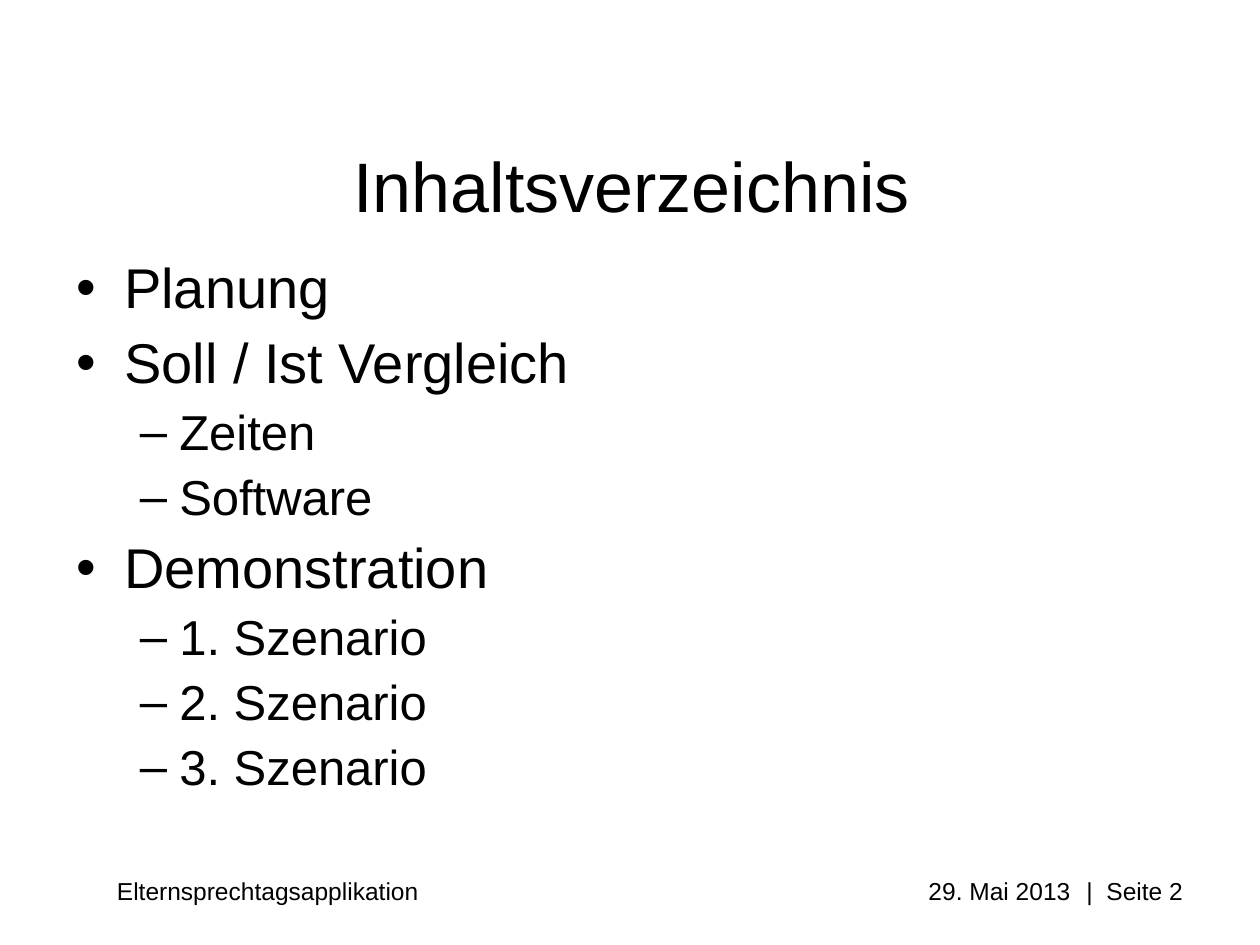
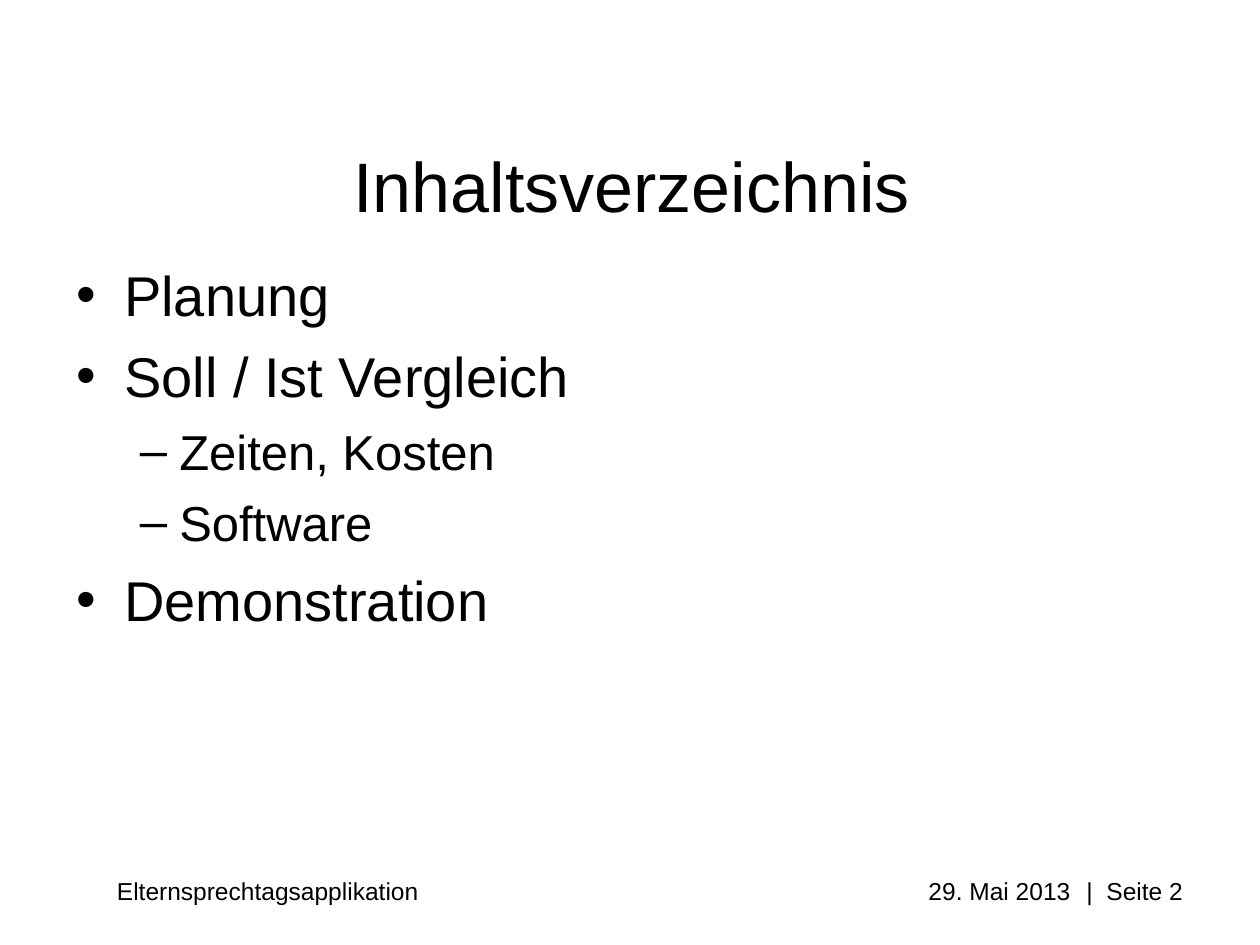
Before and after one commit to Professi/esta, a slide deck: slide 2 of docs/Praesentation/Elternsprechtagsapplikation(ESTA).ppt. Drawn at 1260x945 pixels with LibreOffice and Linux fonts; fonts in the diff are those of the drawing; background and template pictures are left out. Boxes give left, top, right and bottom in pixels: in the first picture for what was removed or moved away, otherwise in the second. Text is boxed around its words. In the diff, an @@ line names an element or a change of style, - is before the commit and + after.

```diff
--- a/docs/Praesentation/Elternsprechtagsapplikation(ESTA).ppt
+++ b/docs/Praesentation/Elternsprechtagsapplikation(ESTA).ppt
@@ text at [124, 275, 569, 622]: line spacing 0.9 to 1 @@
@@ text at [179, 434, 494, 477]: text changed @@
-  – Zeiten
+  – Zeiten, Kosten
@@ text at [179, 619, 427, 786]: paragraphs removed @@
-  – 1. Szenario
-  – 2. Szenario
-  – 3. Szenario
```
Also in this commit, not shown: 1 other slide changed, 2 slides added, 1 other file.
